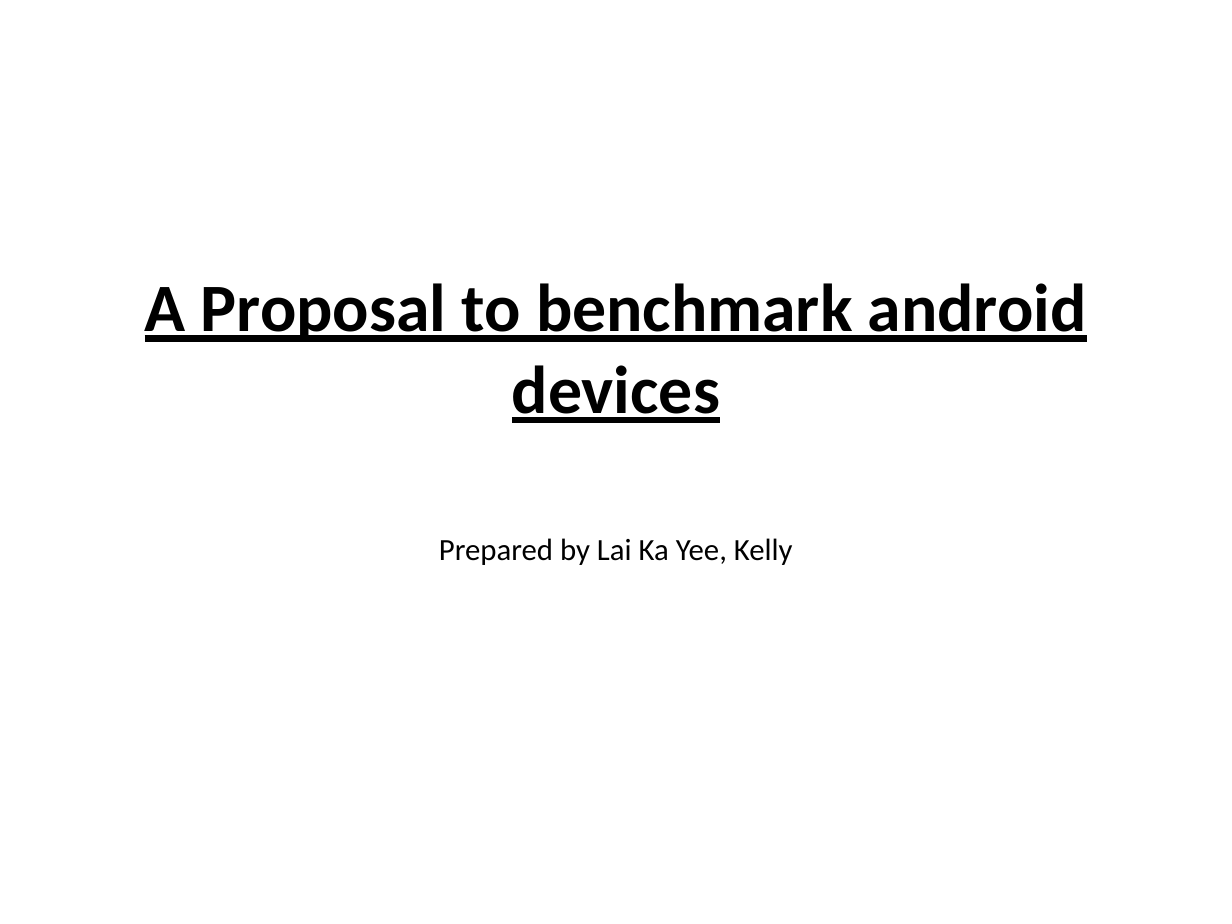
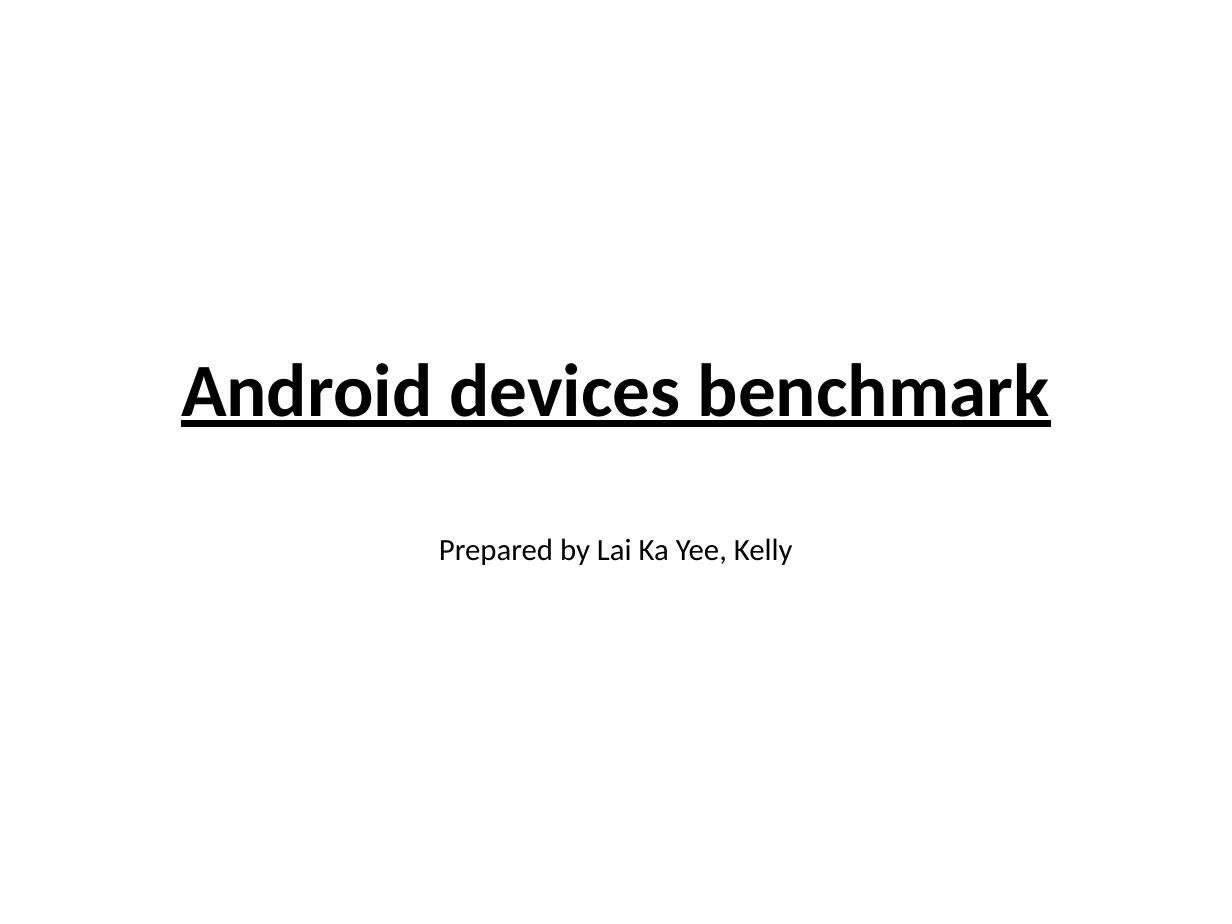
Before and after one commit to laikayeekelly/Benchmark, a slide deck: slide 1 of benchmark.pptx. Drawn at 1232x924 pixels with LibreOffice and Linux fonts; fonts in the diff are those of the drawing. Boxes give left, top, right and bottom in pixels: in the first picture for what was removed or moved away, otherwise in the second. Text is boxed around its words. In the diff, an @@ line names an element or a change of style, - is before the commit and + after.

Commit message:
android device benchmark powerpoint

```diff
--- a/benchmark.pptx
+++ b/benchmark.pptx
@@ title at (181, 363, 1049, 427): text changed; size 39.6 to 44 pt @@
-A Proposal to benchmark android devices
+Android devices benchmark
```
Also in this commit, not shown: 7 other slides changed, 9 slides added.
